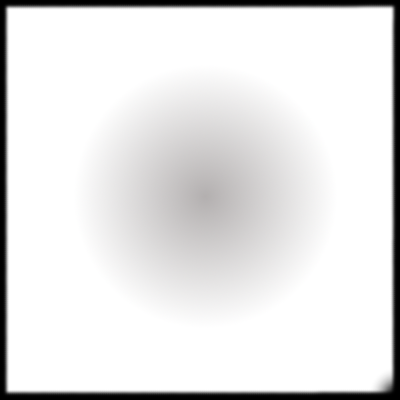
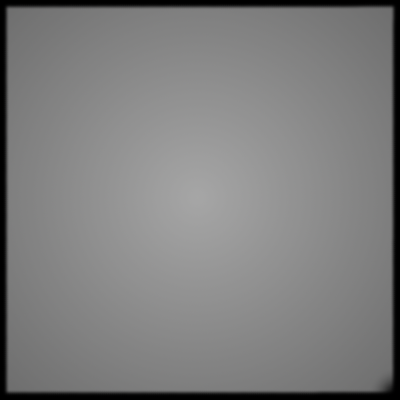
Layers edited between the first and the second 400x400 image:
moved "Background" above "Pasted Layer", painted on it over [3, 3, 397, 396]
painted on "Layer" over [3, 3, 397, 396]
